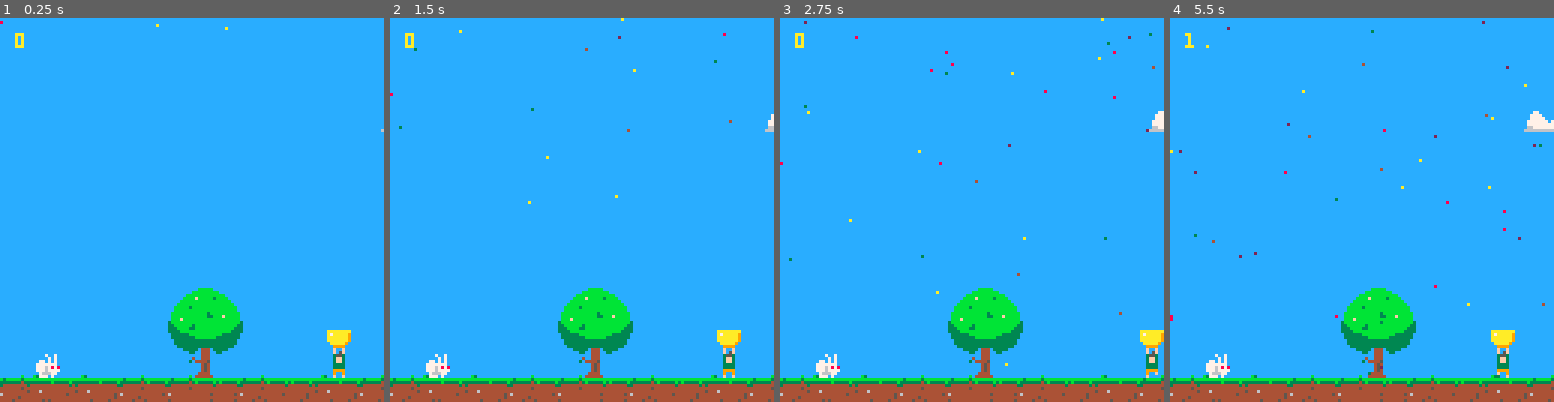
Above: before the commit, frames 1-4 (left to right).
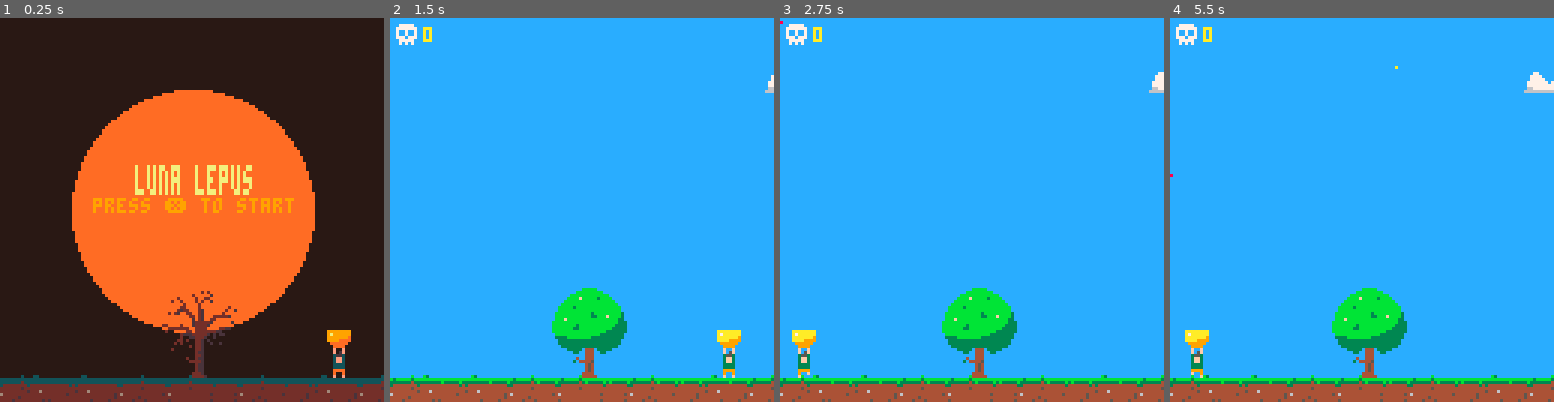
Above: after the commit, the same moments.

Repository: karlweir/PICO-8
Game: PICO-8 cartridge luna lupis.p8
Same seed, same stepped clock (60 frames per second), same inputs: the game is played once before the commit and once after it.
Inputs:
- Up to frame 1 (0.25 s): no input
- Up to frame 2 (1.5 s): tap X (X key) at 0.33, 1.07 s; tap O (Z key) at 0.7 s
- Up to frame 3 (2.75 s): hold Right 1.6-2.1 s; tap O (Z key) at 1.7, 2.1, 2.5 s; tap X (X key) at 1.85 s; hold Up 2.15-2.42 s; hold Right from 2.47 s (still down)
- Up to frame 4 (5.5 s): tap O (Z key) every 0.4 s from 2.9 to 5.3 s; tap X (X key) at 2.97, 4.08, 5.2 s; release Right at 3.03 s; hold Left 3.08-3.58 s; hold Down 3.63-3.97 s; hold Right 4.02-4.68 s; hold Up 4.73-5.03 s; hold Left from 5.08 s (still down)

The runs differ from the first frame. In frame 1, 100% of the frame differs, in the area x 0-100%, y 0-100%; in frame 2, 2.1%; in frame 3, 3.3%; in frame 4, 3.9%.

Commit message:
Update luna lupis.p8

Diff:
--- a/luna lupis.p8
+++ b/luna lupis.p8
@@ -2,56 +2,135 @@
 version 32
 __lua__
 -- init
-function _init()
--- initialise dialog system
-dtb_init()
-player={}
+
+-- to do
+
+-- make 4 bunny spawn functions
+-- condensed to 1
+
+--player
+ player={}
  player.at=0
  player.coords={flr(109),flr(112)}
+ player.coords2={player.coords[1],player.coords[2]}
+ player.coords2home={-30,120}
  player.size={8,8}
  player.speed=0.5
  player.spr=1
- player.hasbowl1=true
- player.hasbowl2=false
- player.hasbowl3=false
  bowl={}
  bowl.coords={player.coords[1],112}
- bowl.size={8,8}
+ bowl.coords2={player.coords2[1],112}
+ bowl.coords2home={player.coords2home[1],player.coords2home[2]}
+ bowl.width=1
+ bowl.pixwidth=8
+ bowl.flashspr=10
  bowl.spr=4
---particle frequency
- partfreq=5
+
+--particles
+ partfreq=120
  tsincelastpart=1
 
---bunny variables
+--bunnies
  bunnies={}
- bunnies[1]={coords={60,90},currentdialog=2,at=3,spr=64,talkspr=78,jmprng=10000,jmpdly=1000,jmpstart=64,jmpmid=70,jmpend=75,flipped=true,direction=1,inix=60,iniy=95}
- bunnies[2]={coords={12,104},currentdialog=2,at=3,spr=128,talkspr=78,jmprng=10000,jmpdly=2000,jmpstart=128,jmpmid=102,jmpend=139,flipped=true,direction=1}
- bunnies[3]={coords={80,104},currentdialog=2,at=3,spr=160,talkspr=78,jmprng=1000,jmpdly=10,jmpstart=160,jmpmid=134,jmpend=171,flipped=false,direction=-1}
- bunnies[4]={coords={110,104},currentdialog=2,at=3,spr=96,talkspr=78,jmprng=1000,jmpdly=100,jmpstart=96,jmpmid=166,jmpend=107,flipped=false,direction=-1}
+ bunnies[1]={coords={-30,104},talksfx=47,txtcol=4,sprtalk=80,at=3,spr=64,talkspr=78,spawned=false,jmprng=10000,jmpdly=1000,jmpstart=64,jmpmid=70,jmpend=75,flipped=false,direction=-1,inix=60,iniy=95}
+ bunnies[2]={coords={-30,104},talksfx=46,txtcol=8,sprtalk=144,at=3,spr=128,talkspr=78,spawned=false,jmprng=10000,jmpdly=2000,jmpstart=128,jmpmid=134,jmpend=139,flipped=false,direction=-1,inix=60,iniy=95}
+ bunnies[3]={coords={-30,104},talksfx=49,txtcol=9,sprtalk=176,at=3,spr=160,talkspr=78,spawned=false,jmprng=1000,jmpdly=10,jmpstart=160,jmpmid=166,jmpend=171,flipped=false,direction=-1,inix=60,iniy=95}
+ bunnies[4]={coords={-110,104},talksfx=48,txtcol=14,sprtalk=112,at=3,spr=96,talkspr=78,spawned=false,jmprng=1000,jmpdly=100,jmpstart=96,jmpmid=102,jmpend=107,flipped=false,direction=-1,inix=60,iniy=95}
  buntalksfx=47
- buntalking=7
+ bunnytxtcol=4
+ bunnysprtalk=80
  bunintro=false
  bunintrot=0
---tree variables
+
+--tree
  tree={}
- tree.coords={52,88}
- tree.at=0
-
---game variables
+ tree.coords={50,88}
+ tree.at={0,0,0,0}
+ menuopened=false
+
+--menu
+ menutextcol=9
+ upgrades={}
+
+ upgrades.hasbowllvl1=false
+ upgrades.hasbowllvl2=false
+ upgrades.bowl="bowl +"
+ upgrades.bowlcost=30
+
+ upgrades.hasspeedlvl1=false
+ upgrades.hasspeedlvl2=false
+ upgrades.speed="speed +"
+ upgrades.speedcost=75
+
+ upgrades.hasscorelvl1=false
+ upgrades.hasscorelvl2=false
+ upgrades.score="score x2"
+ upgrades.scorecost=150
+
+ upgrades.hascure=false
+ upgrades.cure="cure"
+ upgrades.curecost=1000
+
+ upgrades.selector={}
+ upgrades.selector.coords={22,53,105,61}
+
+--game
+ mode="start"
  score=0
  frame=0
+ tlktimer=0
+ music(0)
+ function _init()
+-- initialise dialog system
+ dtb_init()
 end
 -->8
 -- update
 function _update60()
-
+ if mode=="game" then
+  updategame()
+ elseif mode=="start" then
+  updatestart()
+ elseif mode=="menu" then
+  updatemenu()
+ end
+end
+
+function updatestart()
+ if btn(❎) then
+  mode="game"
+ end
+end
+
+function updategame()
+ music(-1)
  playerbehaviour()
  petals()
  particlelogic()
  moveclouds()
 
- --***bunnyspawn needed?***
- bunnyspawn(bunny)
+ if btnp(❎) and player.coords[1] > 50 and player.coords[1]< 80 then
+  mode="menu"
+  menuopened=true
+ end
+
+ --spawn bunnies based on score
+ if score >= 5 and bunnies[1].spawned==false then
+  bunnyspawn1()
+ end
+
+ if score >= 15 and bunnies[2].spawned==false then
+  bunnyspawn2()
+ end
+
+ if score >= 30 and bunnies[3].spawned==false then
+  bunnyspawn3()
+ end
+
+ if score >= 60 and bunnies[4].spawned==false then
+  bunnyspawn4()
+ end
+
  bunnyjump(1)
  bunnyjump(2)
  bunnyjump(3)
@@ -59,48 +138,199 @@
 
  dtb_update()
 end
+
+function updatemenu()
+
+ -- free $$$$ ---
+ if btnp(⬅️) then
+  score+=1000
+ end
+
+ if btnp(⬇️) and
+ upgrades.selector.coords[2] < 80 then
+  upgrades.selector.coords[2] = upgrades.selector.coords[2]+10
+  upgrades.selector.coords[4] = upgrades.selector.coords[4]+10
+ elseif btnp(⬆️) and
+ upgrades.selector.coords[2] > 53 then
+  upgrades.selector.coords[2] = upgrades.selector.coords[2]-10
+  upgrades.selector.coords[4] = upgrades.selector.coords[4]-10
+ end
+ if btnp(🅾️) and
+ upgrades.selector.coords[2] == 53 then
+  if score >= upgrades.bowlcost then
+   upgrades.bowl="bowl ++"
+   score-=upgrades.bowlcost
+   upgrades.bowlcost=100
+   bowl.spr=5
+   bowl.width=2
+   bowl.pixwidth=15
+   bowl.coords[1]-=4
+   player.leftoffset=4
+   player.rightoffset=124
+   sfx(51)
+  else
+   sfx(50)
+  end
+ end
+ if btnp(🅾️) and
+ upgrades.selector.coords[2] == 63 then
+  if score > upgrades.speedcost then
+   upgrades.speed="speed ++"
+   score-=upgrades.speedcost
+   upgrades.speedcost=150
+  else
+   sfx(50)
+  end
+ end
+ if btnp(🅾️) and
+ upgrades.selector.coords[2] == 73 then
+  if score > upgrades.scorecost then
+   upgrades.score="score x4"
+   score-=upgrades.scorecost
+   upgrades.scorecost=300
+  else
+   sfx(50)
+  end
+ end
+ if btnp(🅾️) and
+ upgrades.selector.coords[2] == 83 then
+  if score > upgrades.curecost then
+   upgrades.cure="purchased"
+   score-=upgrades.curecost
+   upgrades.curecost=""
+  else
+   sfx(50)
+  end
+ end
+ if btnp(❎) then
+  mode="game"
+ end
+end
 -->8
 -- draw
 function _draw()
---clear screen
+ if mode=="game" then
+  drawgame()
+ elseif mode=="start" then
+  drawstart()
+ elseif mode=="menu" then
+  drawmenu()
+ end
+end
+
+function drawstart()
+ for i=0,15 do
+  pal(i,i+128,1)
+ end
+ pal(10+128,9,1)
+ pal(11+128,3+128,1)
+ rectfill(0,0,128,128,0)
+ circfill(64,64,40,9)
+ print("\^tluna lepus",45,49,7)
+ print("press ❎ to start",31,60,10)
+ spr(204,tree.coords[1],tree.coords[2],4,4)
+ map(0,0,0,118)
+ --draw player
+ spr(player.spr,player.coords[1],player.coords[2])
+--draw bowl
+ spr(bowl.spr,bowl.coords[1],bowl.coords[2]-8,bowl.width,1)
+end
+
+function drawgame()
+ for i=0,15 do
+  pal(i+128,i,1)
+ end
  rectfill(0,0,128,128,12)
 --drawshuttle
  --spr(192,52,88,4,4)
 
 --spawn bunnies
  spr(bunnies[1].jmpmid,bunnies[1].inix,bunnies[1].iniy,1,2)
+ spr(bunnies[2].jmpmid,bunnies[2].inix,bunnies[2].iniy,1,2)
+ spr(bunnies[3].jmpmid,bunnies[3].inix,bunnies[3].iniy,1,2)
+ spr(bunnies[4].jmpmid,bunnies[4].inix,bunnies[4].iniy,1,2)
 
 --draw tree
  spr(12,tree.coords[1],tree.coords[2],4,4)
+--draw tree menu prompt
+ if player.coords[1] > 50 and player.coords[1]< 80 and menuopened==false then
+  print("❎",63,84,1)
+ end
+
 --draw moon
 -- spr(196,80,15,4,4)
+
 --draw clouds
  spr(32,cloud1coords[1],cloud1coords[2],4,2)
  spr(52,cloud2coords[1],cloud2coords[2],3,1)
  spr(36,cloud3coords[1],cloud3coords[2],1,1)
 
 --draw bunnies
--- spr(bunnies[1].spr,bunnies[1].coords[1],bunnies[1].coords[2],1,2,bunnies[1].flipped)
+ spr(bunnies[1].spr,bunnies[1].coords[1],bunnies[1].coords[2],1,2,bunnies[1].flipped)
  spr(bunnies[2].spr,bunnies[2].coords[1],bunnies[2].coords[2],1,2,bunnies[2].flipped)
- --spr(bunnies[3].spr,bunnies[3].coords[1],bunnies[3].coords[2],1,2,bunnies[3].flipped)
- --spr(bunnies[4].spr,bunnies[4].coords[1],bunnies[4].coords[2],1,2,bunnies[4].flipped)
+ spr(bunnies[3].spr,bunnies[3].coords[1],bunnies[3].coords[2],1,2,bunnies[3].flipped)
+ spr(bunnies[4].spr,bunnies[4].coords[1],bunnies[4].coords[2],1,2,bunnies[4].flipped)
+
 
 --draw player
+--offscreen player
+ spr(player.spr,player.coords2[1],player.coords2[2])
  spr(player.spr,player.coords[1],player.coords[2])
 --draw bowl
- spr(bowl.spr,bowl.coords[1],bowl.coords[2]-8)
+--offscreen bowl
+ spr(bowl.spr,bowl.coords2[1],bowl.coords2[2]-8,bowl.width,1)
+ spr(bowl.spr,bowl.coords[1],bowl.coords[2]-8,bowl.width,1)
+
+ transplayer()
 
  dtb_draw()
 
 --draw ground
  map(0,0,0,118)
 --draw score
- print(score,5,5,10)
+ rectfill(1,1,60,9,12)
+ spr(11,2,2)
+ print(score,11,3,10)
 
 --draw petals
  for particle in all(particles) do
   pset(particle.x,particle.y,particle.col)
  end
+end
+
+function drawmenu()
+ rectfill(20,20,107,107,3)
+ rect(20,20,107,107,7)
+ line(33,26,95,26,9)
+ print("★puchase upgrades★",25,29,9)
+ line(33,36,95,36,9)
+ print("\^iupgrade",24,45,9)
+ print("\^icost",77,45,9)
+
+ rectfill(upgrades.selector.coords[1],
+  upgrades.selector.coords[2],
+  upgrades.selector.coords[3],
+  upgrades.selector.coords[4],1)
+
+ print(upgrades.bowl,24,55,9)
+ spr(11,77,54)
+ print(upgrades.bowlcost,87,55,9)
+ print(upgrades.speed,24,65,9)
+ spr(11,77,64)
+ print(upgrades.speedcost,87,65,9)
+ print(upgrades.score,24,75,9)
+ spr(11,77,74)
+ print(upgrades.scorecost,87,75,9)
+ print(upgrades.cure,24,85,9)
+ spr(11,77,84)
+ print(upgrades.curecost,87,85,9)
+
+ print("buy 🅾️",23,100,9)
+ print("exit ❎",78,100,9)
+
+rectfill(1,1,60,9,12)
+ spr(11,2,2)
+ print(score,11,3,10)
 end
 -->8
 -- player
@@ -109,7 +339,9 @@
  if btn(⬅️) then
   player.at+=1
   player.coords[1]-=player.speed
+  player.coords2[1]-=player.speed
   bowl.coords[1]-=player.speed
+  bowl.coords2[1]-=player.speed
   if player.at==8 then
 	  player.spr+=1
 	  player.at=0
@@ -121,7 +353,9 @@
  elseif btn(➡️) then
   player.at+=1
   player.coords[1]+=player.speed
+  player.coords2[1]+=player.speed
   bowl.coords[1]+=player.speed
+  bowl.coords2[1]+=player.speed
   if player.at==8 then
    player.spr+=1
    player.at=0
@@ -132,27 +366,55 @@
  else
   player.spr=1
  end
-
---keep player on screen
- if player.coords[1]<0 then
-  player.coords[1]=0
-  bowl.coords[1]=0
- end
- if player.coords[1]>=128-player.size[1] then
-  player.coords[1]=128-player.size[1]
-  bowl.coords[1]=128-player.size[1]
- end
+end
+
+--handle player wrap
+function transplayer()
+--while player is fully on
+--screen, keeps transition
+--player off screen
+if player.coords[1]>0 and player.coords[1]<128-8 then
+ player.coords2[1]=-30
+ bowl.coords2[1]=-30
+end
+
+--if player exits left
+ if player.coords[1]==0 then
+  player.coords2[1]=128
+  bowl.coords2[1]=128
+ end
+ if player.coords[1]==-8 then
+  player.coords[1]=128-8
+  bowl.coords[1]=128-8
+ end
+
+--if player exits right
+ if player.coords[1]==128-player.size[1] then
+  player.coords2[1]=-8
+  bowl.coords2[1]=-8
+ end
+ if player.coords[1]==128+player.size[1] then
+  player.coords[1]=8
+  bowl.coords[1]=8
+ end
+end
+
+
+
 
 -- track time since last particle was caught
  tsincelastpart += 1
 
 -- make bowl flash
- if tsincelastpart < 4 then
-  bowl.spr=10
- else
-  bowl.spr=4
- end
-end
+-- if tsincelastpart < 4 then
+--  bowl.spr=bowl.flashspr
+-- else
+--  bowl.spr=4
+-- end
+--end
+
+
+
 -->8
 -- bunny behavior
 -- make bunnies jump
@@ -169,39 +431,190 @@
    bunnies[bunny].spr=bunnies[bunny].jmpstart
    bunnies[bunny].at=6
   end
-  if bunnies[bunny].coords[1]<5 then
+  if bunnies[bunny].coords[1]==5 then
    bunnies[bunny].flipped=true
    bunnies[bunny].direction=1
-  elseif bunnies[bunny].coords[1]>118 then
+  elseif bunnies[bunny].coords[1]==118 then
    bunnies[bunny].flipped=false
    bunnies[bunny].direction=-1
   end
  end
 end
 
-function bunnyspawn(bunny)
+function bunnytalking(bunny)
+ buntalksfx=bunnies[bunny].talksfx
+ bunnytxtcol=bunnies[bunny].txtcol
+ bunnysprtalk=bunnies[bunny].sprtalk
+end
+
+function bunnyspawn1()
  if score >= 1 then
-  tree.at += 1
-  if tree.at == 1
-  or tree.at == 50
-  or tree.at == 100
-  or tree.at == 115
-  or tree.at == 130
-  or tree.at == 140 then
+  tree.at[1] += 1
+  if tree.at[1] == 1
+  or tree.at[1] == 50
+  or tree.at[1] == 100
+  or tree.at[1] == 115
+  or tree.at[1] == 130
+  or tree.at[1] == 140 then
    sfx(44)
    spawnparticle(flr(rnd(25)+55),
 	  101,
 	  0,
 	  rnd(0.5)+0.2,
 	  3)
-   tree.coords[1] = 53
+   tree.coords[1] = 51
   else
-   tree.coords[1] = 52
-  end
-  if tree.at >= 150 then
+   tree.coords[1] = 50
+  end
+  if tree.at[1] == 150 then
    sfx(45)
+  end
+  if tree.at[1] > 150 and tree.at[1] < 165 then
    bunnies[1].inix-=1
    bunnies[1].iniy-=0.5
+  end
+  if tree.at[1] > 165 then
+   bunnies[1].inix-=0.5
+   bunnies[1].iniy+=1
+  end
+  if bunnies[1].iniy > 106 then
+   bunnies[1].inix=150
+  end
+  if tree.at[1] == 184 then
+   bunnies[1].coords[1]=35
+   dialoguerun()
+  end
+  if tree.at[1] == 186 then
+   bunnies[1].spawned=true
+  end
+ end
+end
+
+function bunnyspawn2()
+ if score >= 1 then
+  tree.at[2] += 1
+  if tree.at[2] == 1
+  or tree.at[2] == 50
+  or tree.at[2] == 100
+  or tree.at[2] == 115
+  or tree.at[2] == 130
+  or tree.at[2] == 140 then
+   sfx(44)
+   spawnparticle(flr(rnd(25)+55),
+	  101,
+	  0,
+	  rnd(0.5)+0.2,
+	  3)
+   tree.coords[1] = 51
+  else
+   tree.coords[1] = 50
+  end
+  if tree.at[2] == 150 then
+   sfx(45)
+  end
+  if tree.at[2] > 150 and tree.at[2] < 165 then
+   bunnies[2].inix-=1
+   bunnies[2].iniy-=0.5
+  end
+  if tree.at[2] > 165 then
+   bunnies[2].inix-=0.5
+   bunnies[2].iniy+=1
+  end
+  if bunnies[2].iniy > 106 then
+   bunnies[2].inix=150
+  end
+  if tree.at[2] == 184 then
+   bunnies[2].coords[1]=35
+   dialoguerun()
+  end
+  if tree.at[2] == 186 then
+   bunnies[2].spawned=true
+  end
+ end
+end
+
+function bunnyspawn3()
+ if score >= 1 then
+  tree.at[3] += 1
+  if tree.at[3] == 1
+  or tree.at[3] == 50
+  or tree.at[3] == 100
+  or tree.at[3] == 115
+  or tree.at[3] == 130
+  or tree.at[3] == 140 then
+   sfx(44)
+   spawnparticle(flr(rnd(25)+55),
+	  101,
+	  0,
+	  rnd(0.5)+0.2,
+	  3)
+   tree.coords[1] = 51
+  else
+   tree.coords[1] = 50
+  end
+  if tree.at[3] == 150 then
+   sfx(45)
+  end
+  if tree.at[3] > 150 and tree.at[3] < 165 then
+   bunnies[3].inix-=1
+   bunnies[3].iniy-=0.5
+  end
+  if tree.at[3] > 165 then
+   bunnies[3].inix-=0.5
+   bunnies[3].iniy+=1
+  end
+  if bunnies[3].iniy > 106 then
+   bunnies[3].inix=150
+  end
+  if tree.at[3] == 184 then
+   bunnies[3].coords[1]=35
+   dialoguerun()
+  end
+  if tree.at[3] == 186 then
+   bunnies[3].spawned=true
+  end
+ end
+end
+
+function bunnyspawn4()
+ if score >= 1 then
+  tree.at[4] += 1
+  if tree.at[4] == 1
+  or tree.at[4] == 50
+  or tree.at[4] == 100
+  or tree.at[4] == 115
+  or tree.at[4] == 130
+  or tree.at[4] == 140 then
+   sfx(44)
+   spawnparticle(flr(rnd(25)+55),
+	  101,
+	  0,
+	  rnd(0.5)+0.2,
+	  3)
+   tree.coords[1] = 51
+  else
+   tree.coords[1] = 50
+  end
+  if tree.at[4] == 150 then
+   sfx(45)
+  end
+  if tree.at[4] > 150 and tree.at[4] < 165 then
+   bunnies[4].inix-=1
+   bunnies[4].iniy-=0.5
+  end
+  if tree.at[4] > 165 then
+   bunnies[4].inix-=0.5
+   bunnies[4].iniy+=1
+  end
+  if bunnies[4].iniy > 106 then
+   bunnies[4].inix=150
+  end
+  if tree.at[4] == 184 then
+   bunnies[4].coords[1]=35
+   dialoguerun()
+  end
+  if tree.at[4] == 186 then
+   bunnies[4].spawned=true
   end
  end
 end
@@ -336,13 +749,18 @@
 		if dtb_curline<dislineslength then
 			offset=dislineslength-dtb_curline
 		end
-		--rectfill(2,125-dislineslength*8,125,125,0)
+
+		rectfill(2,66-dislineslength*8,125,66,7)
+		rect(1,41,126,67,6)
+  rectfill(115,56,124,65,12)
+		spr(bunnysprtalk,116,57)
+
 		if dtb_curline>0 and #dtb_dislines[#dtb_dislines]==#dtb_queu[1][dtb_curline] then
-			print("\x8e",118,120,1)
+			print("\x8e",118,39,1)
 		end
 		for i=1,dislineslength do
 		 -- set text colour at end of this line
-			print(dtb_dislines[i],4,i*8+60-(dislineslength+offset)*8,buntalking)
+			print(dtb_dislines[i],4,i*8+60-(dislineslength+offset)*8,bunnytxtcol)
 		end
 	end
 end
@@ -351,22 +769,65 @@
 -- particle system
 -- to be run in particle system
 function dialoguerun()
- if score == 10 then
-  buntalking = 7
-  dtb_disp("what is that thing?  🅾️")
-  dtb_disp("a petal maybe?")
-  dtb_disp("collect collect collect \^imore")
-  dtb_disp("maybe it'll truely make you \^ihappy ♥")
- end
- if score == 15 then
-  buntalking = 14
-  dtb_disp("have you tried going and pressing ❎ at that wise old tree there?")
-  dtb_disp("legend has it the tree possesses great gifts which it willfully exchanges for knowledge.")
- end
+
+-- introdunction dialogue promts
+ if tree.at[1] == 184 then
+  dtb_disp("greetings human.")
+  dtb_disp("so here we are, back at the beginning",
+  function()
+   bunnytalking(2)
+  end)
+ end
+ if tree.at[2] == 184 then
+  dtb_disp("*cough* hello cotton. hello human",
+  function()
+   bunnytalking(1)
+  end)
+  dtb_disp("hey mixy. how're you feeling today?",
+  function()
+   bunnytalking(2)
+  end)
+  dtb_disp("not so good. i wonder why.")
+  dtb_disp("do you know what's caused my illness human?",
+  function()
+   bunnytalking(3)
+  end)
+
+ end
+ if tree.at[3] == 184 then
+  dtb_disp("morning all.")
+  dtb_disp("back here again are we?")
+  dtb_disp("hopefully things'll go better than last time ey?",
+  function()
+   bunnytalking(4)
+  end)
+ end
+ if tree.at[4] == 184 then
+  dtb_disp("hello all ♥")
+  dtb_disp("how're you feeling mixy?",
+  function()
+   bunnytalking(2)
+  end)
+  dtb_disp("i've had better days.")
+  dtb_disp("hopefully it'll just pass. however, something tells me i'm not going to see tomorrow.")
+ end
+
+ -- score based dialogue promts
+-- if score == 10 then
+--  dtb_disp("what is that thing?")
+--  dtb_disp("a petal maybe?")
+--  dtb_disp("collect collect collect \^imore")
+--  dtb_disp("maybe it'll truely make you \^ihappy ♥")
+-- end
+-- if score == 15 then
+--  buntalking = 14
+--  dtb_disp("have you tried going and pressing ❎ at that wise old tree there?")
+--  dtb_disp("legend has it the tree possesses great gifts which it willfully exchanges for knowledge.")
+-- end
 end
 
 -->8
--- particles
+-- particles and clouds
 --spawn table with individual
 --particle attributes and add
 --them to larger 'particles'
@@ -398,10 +859,24 @@
   end
 --if particle collides with
 --top of bowl
-  if particle.y >= player.coords[2]-8
-  and particle.y <= player.coords[2]-6
-  and particle.x >= player.coords[1]
-  and particle.x <= player.coords[1]+7 then
+  if particle.y >= bowl.coords[2]-8
+  and particle.y <= bowl.coords[2]-6
+  and particle.x >= bowl.coords[1]
+  and particle.x <= bowl.coords[1]+bowl.pixwidth then
+   del (particles,particle)
+   score += 1
+   sfx(rnd(42))
+   tsincelastpart=0
+   partfreq=partfreq-0.5
+   dialoguerun()
+   if partfreq<15 then
+    partfreq=15
+   end
+  end
+  if particle.y >= bowl.coords2[2]-8
+  and particle.y <= bowl.coords2[2]-6
+  and particle.x >= bowl.coords2[1]
+  and particle.x <= bowl.coords2[1]+bowl.pixwidth then
    del (particles,particle)
    score += 1
    sfx(rnd(42))
@@ -433,12 +908,11 @@
   pcol[flr(rnd(5))+1])
  end
 end
--->8
--- clouds
---cloud variables
-cloud1coords={-50,25}
-cloud2coords={128,30}
-cloud3coords={-50,20}
+
+--clouds
+cloud1coords={-50,18}
+cloud2coords={128,17}
+cloud3coords={-50,10}
 
 function moveclouds()
  cloud1coords[1] += 0.05
Not shown, changed: 101 lines of the sprite sheet (__gfx__) section of luna lupis.p8
Not shown, changed: the sound effects (__sfx__) section of luna lupis.p8
